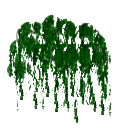
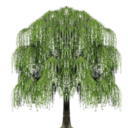
Layered file, before and after one edit (128x128). Changes by layer:
painted on "Tree.png" over [7,5,123,128]
